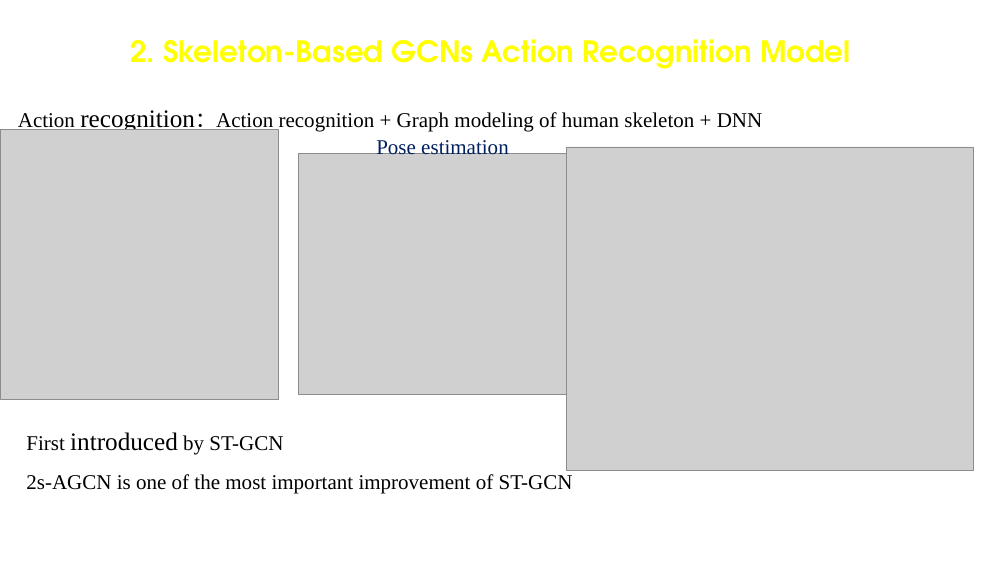
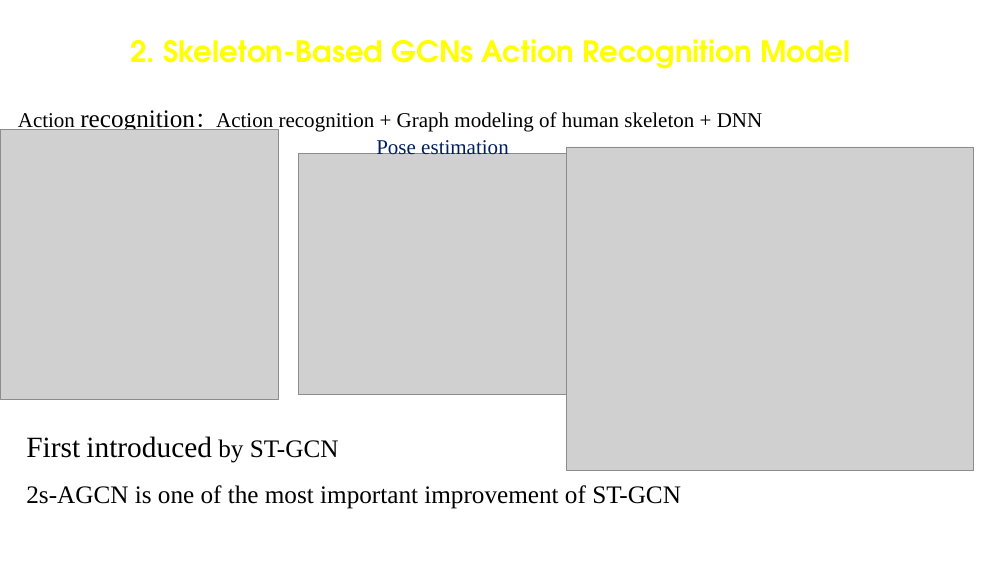
Before and after one commit to HuiLanAi/XUZHOUBEI-Station, a slide deck: slide 3 of Video/RFC-HyPGCN.pptx. Drawn at 1008x567 pixels with LibreOffice and Linux fonts; fonts in the diff are those of the drawing; grey boxes stand for pictures; background and template pictures are left out. Boxes give left, top, right and bottom in pixels: in the first picture for what was removed or moved away, otherwise in the second. Text is boxed around its words. In the diff, an @@ line names an element or a change of style, - is before the commit and + after.

```diff
--- a/Video/RFC-HyPGCN.pptx
+++ b/Video/RFC-HyPGCN.pptx
@@ text "First introduced by ST-GCN" at [26, 436, 681, 509]: size 20 to 28 pt in "First"; size 24 to 28 pt in "introduced"; size 20 to 24 pt in "by ST-GCN", "2s-AGCN is one of the most important ..." @@
```
Also in this commit, not shown: 1 other slide changed, 20 other files.
